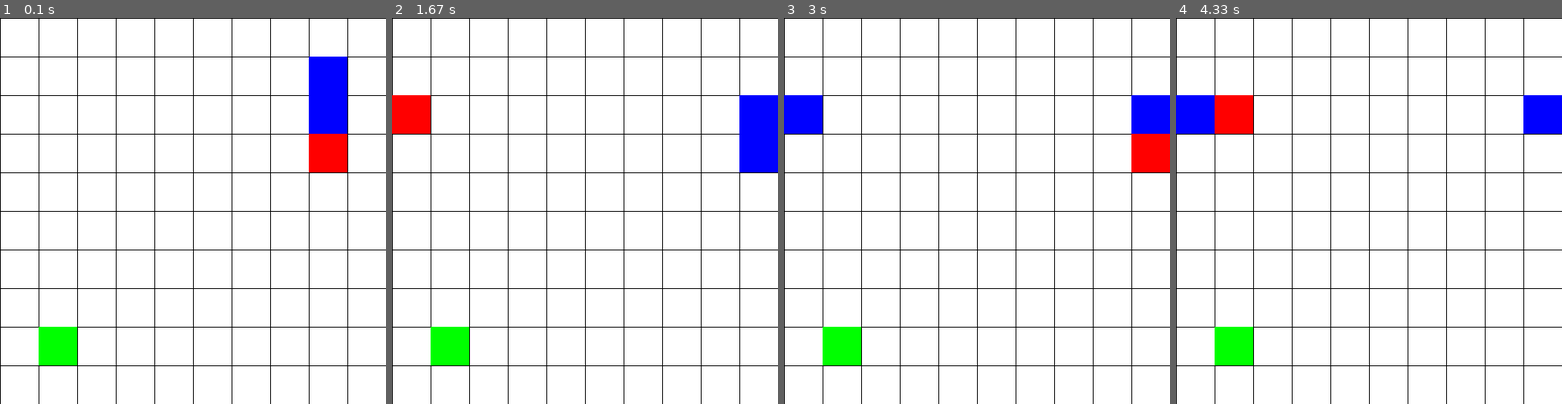
Above: before the commit, frames 1-4 (left to right).
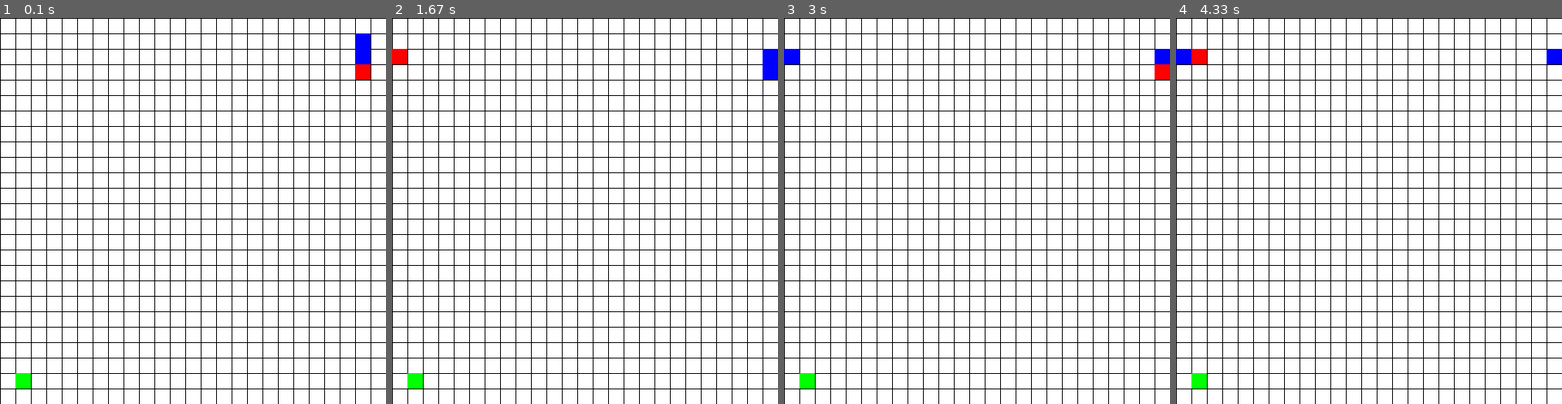
Above: after the commit, the same moments.

Repository: kobili/pygame-snake
Game: pygame game, started from main.py
Two runs of this game, one before a commit and one after it. Both use one fixed random seed, a clock stepped at 60 frames per second and the inputs below.
Inputs:
- Up to frame 1 (0.1 s): no input
- Up to frame 2 (1.67 s): hold Right 0.33-0.8 s; hold Up 0.83-1.13 s; hold Right 1.17-1.63 s
- Up to frame 3 (3 s): hold Left 1.67-2.2 s; hold Down 2.23-2.53 s
- Up to frame 4 (4.33 s): hold Up 3-3.37 s; hold Right 3.4-4.03 s

The runs differ from the first frame. In frame 1, 14% of the frame differs, in the area x 0-100%, y 0-100%; in frame 2, 14%; in frame 3, 14%; in frame 4, 14%.

Commit message:
Implement eating

Diff:
--- a/food.py
+++ b/food.py
@@ -5,8 +5,6 @@
         self.x = x
         self.y = y
         self.square_size = square_size
-        # self.snake_x = snake_x
-        # self.snake_y = snake_y
 
     def render(self, WINDOW: pygame.Surface):
         square = pygame.Rect(self.x, self.y, self.square_size, self.square_size)
--- a/game_state.py
+++ b/game_state.py
@@ -1,12 +1,16 @@
 from snake import Snake, Direction
 from food import Food
 import pygame
+import random
 
 class GameState:
     def __init__(self, window: pygame.Surface, grid_size: int, window_width: int, window_height: int):
         self.snake = Snake(window_width - 2 * grid_size, 2 * grid_size, Direction.DOWN, window_width - grid_size, window_height - grid_size, grid_size)
         self.food = Food(grid_size, window_height - 2 * grid_size, grid_size)
         self.window = window
+        self.grid_size = grid_size
+        self.window_width = window_width
+        self.window_height = window_height
 
     def handle_input(self, pressed):
         self.snake.update_direction(pressed)
@@ -14,6 +18,15 @@
     def update(self):
         self.snake.update()
 
+        # check if snake has eaten the foot
+        if self.snake.x == self.food.x and self.snake.y == self.food.y:
+            self.snake.tail_length += 1
+            self.food = Food(
+                self.grid_size * random.randint(0, (self.window_width / self.grid_size) - 1),
+                self.grid_size * random.randint(0, (self.window_height / self.grid_size) - 1),
+                self.grid_size
+            )
+
     def render(self):
+        self.snake.render(self.window)
         self.food.render(self.window)
-        self.snake.render(self.window)
--- a/main.py
+++ b/main.py
@@ -15,7 +15,7 @@
 fpsClock = pygame.time.Clock()
 WINDOW_WIDTH = 500
 WINDOW_HEIGHT = 500
-GRID_SQUARE_SIZE = 50
+GRID_SQUARE_SIZE = 20
 
 WINDOW = pygame.display.set_mode((WINDOW_WIDTH, WINDOW_HEIGHT))
 pygame.display.set_caption('My Game!')
